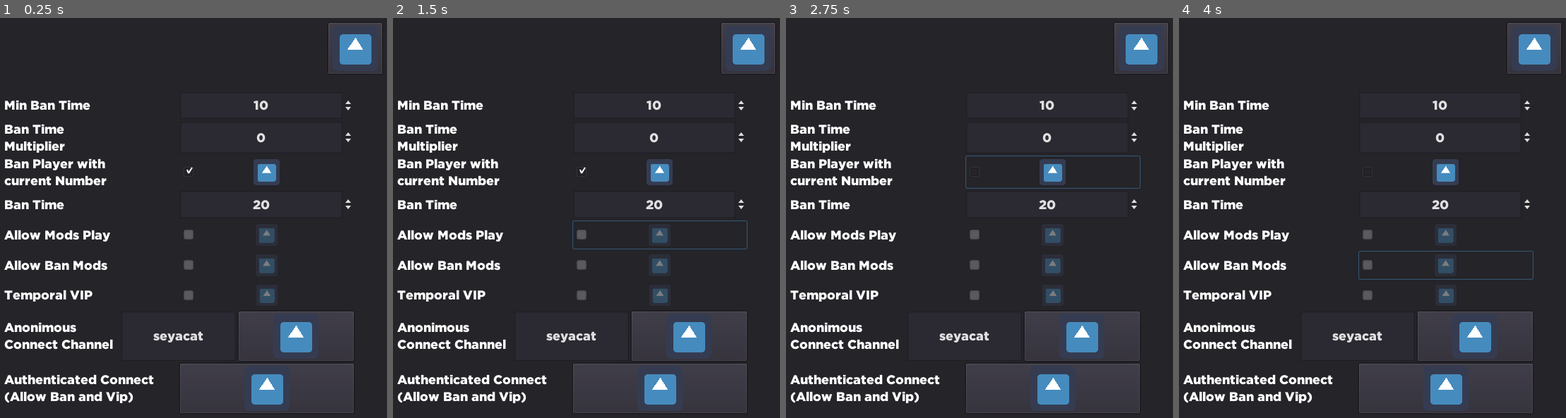
Above: before the commit, frames 1-4 (left to right).
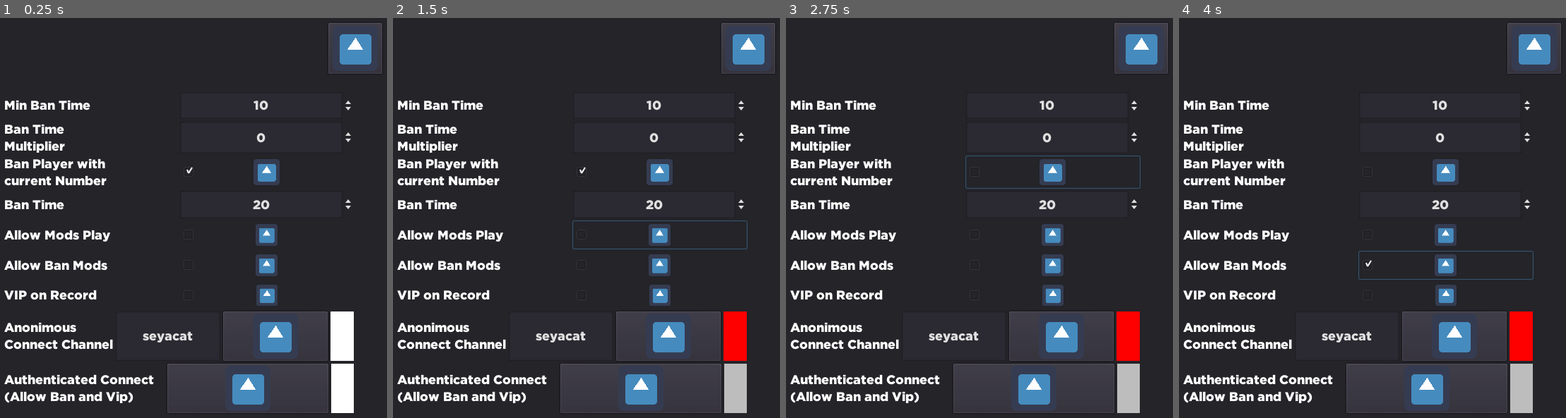
Above: after the commit, the same moments.

Repository: seyacat/numerica-twitch-godot
Game: Godot game, scene res://Main.tscn
Same seed, same stepped clock (60 frames per second), same inputs: the game is played once before the commit and once after it. The engine's default icon, where the game draws it, is replaced by a stand-in: a white triangle on a blue panel in a dark square.
Inputs (mouse positions are in pixels of both pictures, inside the frame that each line leads up to; where the layout moved, square brackets give the same spot in the first picture):
- Up to frame 1 (0.25 s): no input
- Up to frame 2 (1.5 s): click (660, 234) at 0.52 s; click (660, 234) at 1.27 s
- Up to frame 3 (2.75 s): click (1053, 174) at 2 s
- Up to frame 4 (4 s): click (1426, 390) [1446, 390] at 2.75 s; click (1446, 266) at 3.52 s

The runs differ from the first frame. In frame 1, 4.8% of the frame differs, in the area x 1-92%, y 52-99%; in frame 2, 4.8%; in frame 3, 4.8%; in frame 4, 4.8%.

Commit message:
Add disabled features

Diff:
--- a/Main.tscn
+++ b/Main.tscn
@@ -22,6 +22,7 @@
 script = ExtResource( 1 )
 
 [node name="HTTPRequest" type="HTTPRequest" parent="TwitchChat"]
+use_threads = true
 
 [node name="Game" type="Node" parent="."]
 
@@ -198,7 +199,6 @@
 margin_right = 495.0
 margin_bottom = 39.0
 size_flags_horizontal = 3
-disabled = true
 icon = ExtResource( 6 )
 align = 1
 icon_align = 1
@@ -222,7 +222,6 @@
 margin_right = 495.0
 margin_bottom = 39.0
 size_flags_horizontal = 3
-disabled = true
 icon = ExtResource( 6 )
 align = 1
 icon_align = 1
@@ -239,14 +238,13 @@
 margin_right = 245.0
 margin_bottom = 29.0
 size_flags_horizontal = 3
-text = "Temporal VIP"
+text = "VIP on Record"
 
 [node name="temporalVip" type="CheckBox" parent="Game/Panel2/VBoxContainer/HBoxContainer5"]
 margin_left = 249.0
 margin_right = 495.0
 margin_bottom = 38.0
 size_flags_horizontal = 3
-disabled = true
 icon = ExtResource( 6 )
 align = 1
 icon_align = 1
@@ -260,27 +258,34 @@
 
 [node name="Label" type="Label" parent="Game/Panel2/VBoxContainer/HBoxContainer6"]
 margin_top = 12.0
-margin_right = 162.0
+margin_right = 154.0
 margin_bottom = 57.0
 size_flags_horizontal = 3
 text = "Anonimous
 Connect Channel"
 
 [node name="anonimousChannel" type="LineEdit" parent="Game/Panel2/VBoxContainer/HBoxContainer6"]
-margin_left = 166.0
-margin_right = 328.0
+margin_left = 158.0
+margin_right = 306.0
 margin_bottom = 70.0
 size_flags_horizontal = 3
 text = "seyacat"
 align = 1
 
 [node name="LineEdit" type="Button" parent="Game/Panel2/VBoxContainer/HBoxContainer6"]
-margin_left = 332.0
-margin_right = 495.0
-margin_bottom = 70.0
-size_flags_horizontal = 3
-icon = ExtResource( 6 )
-icon_align = 1
+margin_left = 310.0
+margin_right = 458.0
+margin_bottom = 70.0
+size_flags_horizontal = 3
+icon = ExtResource( 6 )
+icon_align = 1
+
+[node name="anonimousConnectionStatus" type="ColorRect" parent="Game/Panel2/VBoxContainer/HBoxContainer6"]
+margin_left = 462.0
+margin_right = 495.0
+margin_bottom = 70.0
+size_flags_horizontal = 3
+size_flags_stretch_ratio = 0.22
 
 [node name="HBoxContainer7" type="HBoxContainer" parent="Game/Panel2/VBoxContainer"]
 margin_top = 385.0
@@ -290,19 +295,26 @@
 
 [node name="Button" type="Label" parent="Game/Panel2/VBoxContainer/HBoxContainer7"]
 margin_top = 12.0
-margin_right = 245.0
+margin_right = 227.0
 margin_bottom = 57.0
 size_flags_horizontal = 3
 text = "Authenticated Connect
 (Allow Ban and Vip)"
 
 [node name="LineEdit" type="Button" parent="Game/Panel2/VBoxContainer/HBoxContainer7"]
-margin_left = 249.0
-margin_right = 495.0
-margin_bottom = 70.0
-size_flags_horizontal = 3
-icon = ExtResource( 6 )
-icon_align = 1
+margin_left = 231.0
+margin_right = 459.0
+margin_bottom = 70.0
+size_flags_horizontal = 3
+icon = ExtResource( 6 )
+icon_align = 1
+
+[node name="connectionStatus" type="ColorRect" parent="Game/Panel2/VBoxContainer/HBoxContainer7"]
+margin_left = 463.0
+margin_right = 495.0
+margin_bottom = 70.0
+size_flags_horizontal = 3
+size_flags_stretch_ratio = 0.14
 
 [node name="Numerica" type="Node" parent="."]
 script = ExtResource( 4 )
--- a/Numerica.gd
+++ b/Numerica.gd
@@ -4,6 +4,8 @@
 var last_username = ""
 var highscore = 0
 var highscore_username = ""
+var highscore_data = null
+var old_highscore_data = null
 var settings
 # Called when the node enters the scene tree for the first time.
 func _refreshSettings():
@@ -29,12 +31,19 @@
 	if(!data.has('msg')
 		|| !data.has('cmd')
 		|| data.cmd != 'PRIVMSG'
+		|| !data.has('user-id')
 		|| !data.has('username')
 		|| !data.has('room-id')
 		):
 		return
 	_refreshSettings();
 	var punishTime = settings.minBanTime + number * settings.banTimeMultiplier
+
+	#allowBanMods
+	var canBeBanned = true;
+	if data.has("badges") && "moderator" in data.badges:
+		if(!settings.allowBanMods):
+			canBeBanned = false;
 
 	var regex = RegEx.new()
 	regex.compile("^([0-9]{1,}).*$")
@@ -48,15 +57,23 @@
 			return
 		#banPlayerWithCurrentNumber
 		if(last_username == data["username"]):
-			if( settings.banPlayerWithCurrentNumber):
-				$"../TwitchChat"._ban(data["room-id"],data["user-id"],settings.banPlayerWithCurrentNumberTime,"Cheater")
+			if settings.banPlayerWithCurrentNumber && canBeBanned:
+				$"../TwitchChat"._ban(data,settings.banPlayerWithCurrentNumberTime,"Cheater")
 			return
+		#allowModeratorsPlay
+		if data.has("badges") && "moderator" in data.badges:
+			if(!settings.allowModsPlay):
+				return
 
 		if( testNumber == number+1 ):
+			#hit
 			number += 1
 			if( highscore < number ):
-				$"../Game/Panel/label_highscore".text = "HIGH SCORE: "+ str(number)
-				$"../Game/Panel/label_by".text = "by "+ data["username"]
+				highscore = number
+				highscore_username = data["username"]
+				highscore_data = data
+				$"../Game/Panel/label_highscore".text = "HIGH SCORE: "+ str(highscore)
+				$"../Game/Panel/label_by".text = "by "+ highscore_username
 			last_username = data["username"]
 			$"../Game/Panel/label_username".text = last_username
 		else:
@@ -64,6 +81,15 @@
 			number = 0;
 			last_username = ""
 			$"../Game/Panel/label_username".text = "Pierde: "+ data["username"]
-			$"../TwitchChat"._ban(data["room-id"],data["user-id"],punishTime,"Loser")
+			#record vips
+			if settings.temporalVip:
+				if(old_highscore_data &&  data['user-id'] != old_highscore_data['user-id'] ):
+					$"../TwitchChat"._unvip(old_highscore_data)
+				old_highscore_data = highscore_data
+				$"../TwitchChat"._vip(highscore_data)
+
+			if canBeBanned:
+				$"../TwitchChat"._ban(data,punishTime,"Loser")
+
 
 	$"../Game/Panel/number".text = str(number)
--- a/TwitchChat.gd
+++ b/TwitchChat.gd
@@ -2,7 +2,7 @@
 
 # oauth-dev.seyacat.com client_id integration
 var client_id = "qhndxilvmmnsb8xq5jfmbvqk544opx"
-var ws
+var ws = WebSocketClient.new()
 var connected = false;
 signal new_message(data);
 var temp_id
@@ -10,10 +10,31 @@
 
 # Called when the node enters the scene tree for the first time.
 func _ready():
+	var _timer = Timer.new()
+	add_child(_timer)
+	_timer.connect("timeout", self, "_tic")
+	_timer.set_wait_time(1.0)
+	_timer.set_one_shot(false) # Make sure it loops
+	_timer.start()
+
 	_load_session()
 	if(auth):
 		_ws_connect()
 		pass
+
+func _tic():
+	if auth:
+		$"../Game/Panel2/VBoxContainer/HBoxContainer6/anonimousConnectionStatus".color = Color.gray
+		if ws.get_connection_status() == WebSocketClient.CONNECTION_CONNECTED:
+			$"../Game/Panel2/VBoxContainer/HBoxContainer7/connectionStatus".color = Color.green
+		else:
+			$"../Game/Panel2/VBoxContainer/HBoxContainer7/connectionStatus".color = Color.red
+	else:
+		$"../Game/Panel2/VBoxContainer/HBoxContainer7/connectionStatus".color = Color.gray
+		if ws.get_connection_status() == WebSocketClient.CONNECTION_CONNECTED:
+			$"../Game/Panel2/VBoxContainer/HBoxContainer6/anonimousConnectionStatus".color = Color.green
+		else:
+			$"../Game/Panel2/VBoxContainer/HBoxContainer6/anonimousConnectionStatus".color = Color.red
 
 func _authenticate():
 	auth = null
@@ -111,6 +132,7 @@
 	_save_session()
 	_ws_connect()
 
+#TODO: ADD TIMER RETRIEVE ACCESS TOKEN
 func _notification(what):
 	if what == MainLoop.NOTIFICATION_WM_FOCUS_IN :
 		print("NOTIFICATION_APPLICATION_FOCUS_IN")
@@ -136,16 +158,51 @@
 	if(temp_auth):
 		auth = temp_auth
 
-func _ban(broadcaster_id,user_id,duration,reason="no reason"):
-
-	if(!auth):
+func _ban(data,duration,reason="no reason"):
+	if !auth || !data.has("room-id") || !data.has("user-id"):
 		return
 	var headers = ["Content-Type: application/json",
 		'Client-Id: '+client_id,
 		'Authorization: Bearer '+auth.accessToken]
-	var json = JSON.print({"data": {"user_id":user_id,"duration":duration,"reason":reason}})
-
-	$HTTPRequest.request(
-		"https://api.twitch.tv/helix/moderation/bans?broadcaster_id="+str(broadcaster_id)+"&moderator_id="+str(auth.twitchUser.id),
+	var json = JSON.print({"data": {"user_id":data["user-id"],"duration":duration,"reason":reason}})
+	var httr = _newTemporalHttpRequest()
+	httr.request(
+		"https://api.twitch.tv/helix/moderation/bans?broadcaster_id="+str(data["room-id"])+"&moderator_id="+str(auth.twitchUser.id),
 		headers,true,
 		HTTPClient.METHOD_POST, json)
+
+func _vip(data):
+	print("VIIIIIP")
+	if !auth || !data.has("room-id") || !data.has("user-id"):
+		return
+	print("https://api.twitch.tv/helix/channels/vips?broadcaster_id="+str(data["room-id"])+"&user_id="+str(data["user-id"]))
+	var headers = [
+		'Client-Id: '+client_id,
+		'Authorization: Bearer '+auth.accessToken]
+	var httr = _newTemporalHttpRequest()
+	httr.request(
+		"https://api.twitch.tv/helix/channels/vips?broadcaster_id="+str(data["room-id"])+"&user_id="+str(data["user-id"]),
+		headers,true,
+		HTTPClient.METHOD_POST)
+func _unvip(data):
+	print("UNVIP")
+	if !auth || !data.has("room-id") || !data.has("user-id"):
+		return
+	var headers = [
+		'Client-Id: '+client_id,
+		'Authorization: Bearer '+auth.accessToken]
+	var httr = _newTemporalHttpRequest()
+	httr.request(
+		"https://api.twitch.tv/helix/channels/vips?broadcaster_id="+str(data["room-id"])+"&user_id="+str(data["user-id"]),
+		headers,true,
+		HTTPClient.METHOD_DELETE)
+
+func _newTemporalHttpRequest():
+	var httr = HTTPRequest.new();
+	httr.connect('request_completed',self,'_delTemporalHttpRequest',[httr])
+	add_child(httr)
+	return httr
+
+func _delTemporalHttpRequest(result, response_code, headers, body, httr):
+	print(result)
+	httr.queue_free()
